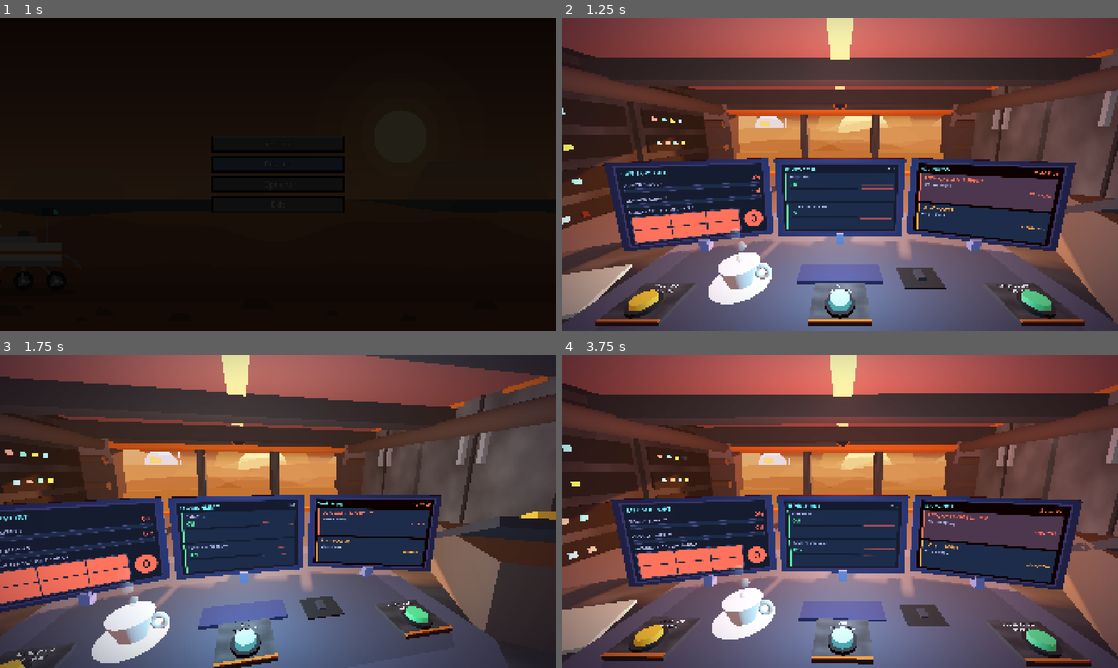
Above: before the commit, frames 1-4 (two rows, left to right).
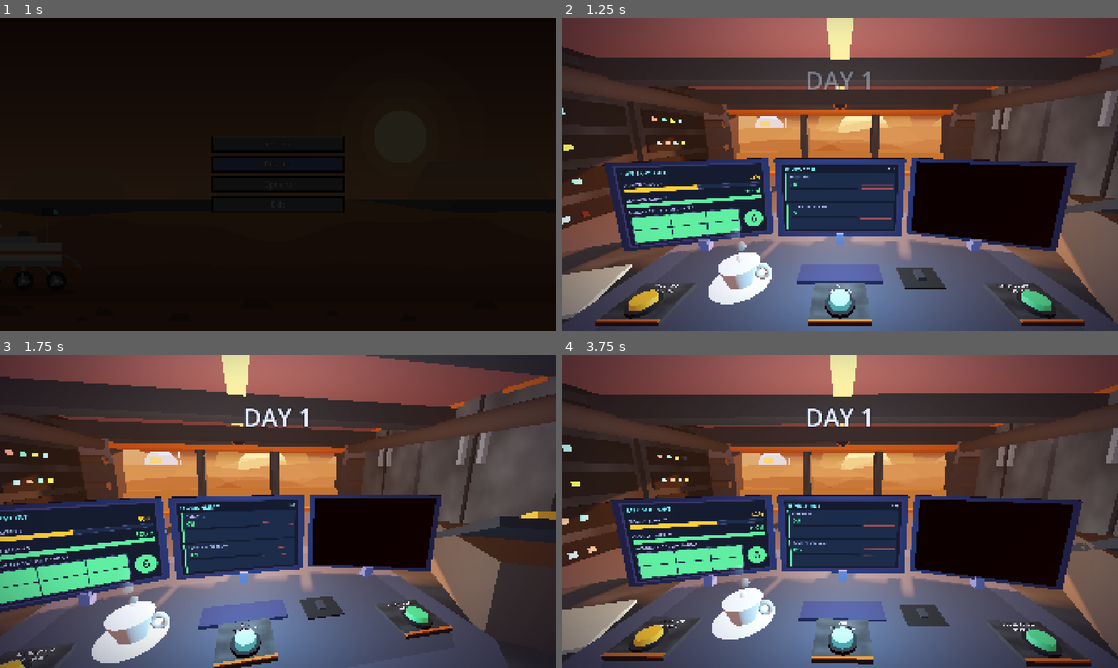
Above: after the commit, the same moments.

Repository: PolarLordStar/junior-astruonaut-mission-trainer
Game: Godot game, scene res://main_menu.tscn
Two runs of this game, one before a commit and one after it. Both use one fixed random seed, a clock stepped at 60 frames per second and the inputs below.
Inputs (mouse positions are in pixels of both pictures, inside the frame that each line leads up to):
- Up to frame 1 (1 s): click "Restart" at 0.5 s
- Up to frame 2 (1.25 s): no input
- Up to frame 3 (1.75 s): move the mouse to (400, 495) at 1.27 s; click (400, 495) at 1.42 s
- Up to frame 4 (3.75 s): move the mouse to (728, 527) at 2.02 s; click (728, 527) at 2.17 s; move the mouse to (895, 442) at 2.77 s; click (895, 442) at 2.92 s; move the mouse to (812, 574) at 3.52 s; click (812, 574) at 3.67 s

Frame 1 is identical in both runs. In frame 2, 12% of the frame differs, in the area x 11-91%, y 0-74%; in frame 3, 6.8%; in frame 4, 19%, in the area x 10-100%, y 0-79%.
Error before the commit: Parse Error: Identifier "day_transition" not declared in the current scope. (res://main/game/game.gd:60)

Commit message:
Revert "transition screen b/w days"

Diff:
--- a/main/game/game.gd
+++ b/main/game/game.gd
@@ -53,26 +53,9 @@
 func _on_day_end() -> void:
 	$Timers/DayTimer.stop()
 	$Timers/TickUpdateTimer.stop()
-	# The day is over: freeze the game and show the transition screen. It does NOT start the next day by
-	# itself any more, the player chooses with the two buttons (see the two functions below).
-	# On the last day there is no next day, so the Continue button is hidden.
-	get_tree().paused = true
-	day_transition.show_transition(day_number < preset_values.MAX_DAYS)
-
-
-# "Continue" on the transition screen: reset the day timer and start the next day.
-func _on_transition_continue() -> void:
-	$Timers/DayTimer.wait_time = preset_values.DAY_DURATION   # the day timer's original value again
-	get_tree().paused = false
-	start()   # setup() restarts DayTimer + TickUpdateTimer, and the day counter shows the new day number
-
-
-# "Return to Main Menu" on the transition screen.
-func _on_transition_main_menu() -> void:
-	get_tree().paused = false   # undo the pause from _on_day_end() first
-	get_tree().change_scene_to_file("res://main_menu.tscn")
-
-
+	if day_number < preset_values.MAX_DAYS:
+		start()
+	# ...screen saying day number survived
 func _ready() -> void:
 	player_script.hurt.connect(_on_player_hurt)
 	player_script.died.connect(_on_player_died)
--- a/main/game/game.tscn
+++ b/main/game/game.tscn
@@ -2,8 +2,6 @@
 
 [ext_resource type="Script" uid="uid://buikqrfnwyarc" path="res://main/game/game.gd" id="1_3epdo"]
 [ext_resource type="PackedScene" uid="uid://crroo36paioj6" path="res://main/game/room/control_room.tscn" id="2_5mlo5"]
-[ext_resource type="PackedScene" uid="uid://x0mt4djj6vod" path="res://main/game/ui/day_counter.tscn" id="3_daycounter"]
-[ext_resource type="PackedScene" path="res://main/game/ui/day_transition.tscn" id="4_daytransition"]
 [ext_resource type="PackedScene" uid="uid://cj6kmyru4uqrm" path="res://main/game/components/components.tscn" id="2_gpuo4"]
 [ext_resource type="PackedScene" uid="uid://x0mt4djj6vod" path="res://main/game/ui/day_counter.tscn" id="3_daycounter"]
 
@@ -24,9 +22,5 @@
 
 [node name="DayCounter" parent="." unique_id=1010252669 instance=ExtResource("3_daycounter")]
 
-[node name="DayTransition" parent="." instance=ExtResource("4_daytransition")]
-
 [connection signal="timeout" from="Timers/DayTimer" to="." method="_on_day_end"]
 [connection signal="timeout" from="Timers/TickUpdateTimer" to="." method="_updating_tick"]
-[connection signal="continue_pressed" from="DayTransition" to="." method="_on_transition_continue"]
-[connection signal="main_menu_pressed" from="DayTransition" to="." method="_on_transition_main_menu"]
--- a/main/game/ui/day_transition.gd
+++ /dev/null
@@ -1,108 +0,0 @@
-extends CanvasLayer
-## Transition screen between the end of a day and the start of the next one.
-##
-## It shows "You have survived!", then "Continue?" with two buttons:
-##   Continue             -> emits continue_pressed. game.gd starts the next day with start().
-##   Return to Main Menu  -> emits main_menu_pressed. game.gd changes to the main menu scene.
-## This script only does the screen itself (fading, buttons). game.gd decides what the buttons do,
-## the same way PauseMenu.gd and control_room.gd work together.
-##
-## HOW TO SHOW IT (game.gd does this in _on_day_end()):
-##     $DayTransition.show_transition()         # with the Continue button
-##     $DayTransition.show_transition(false)    # last day: only "Return to Main Menu"
-##
-## All the nodes are in main/game/ui/day_transition.tscn: change the texts, font sizes, colours and
-## the darkness of the screen (Dim) there. The buttons use the shared McButton look.
-##
-## Node tree (day_transition.tscn):
-##   DayTransition (CanvasLayer, keeps running while the game is paused)
-##   └ Root
-##     ├ Dim (ColorRect, the dark screen; it also blocks clicks on the room behind)
-##     └ Center
-##       └ Box (VBox): Title, GapTop, PromptLabel, ContinueButton, GapBottom, MainMenuButton
-
-signal continue_pressed
-signal main_menu_pressed
-
-## Optional: drop a pixel font here and the texts use it (same file the pause menu looks for).
-const FONT_PATH := "res://fonts/pixel.ttf"
-
-@export var fade_in_time := 0.8     # seconds for the screen to fade in
-@export var fade_out_time := 0.6    # seconds for it to fade away when you press Continue
-@export var menu_fade_time := 0.4   # seconds to fade to black before the main menu loads
-
-@onready var _root: Control = $Root
-@onready var _dim: ColorRect = %Dim
-@onready var _title: Label = %Title
-@onready var _prompt: Label = %PromptLabel
-@onready var _continue: Button = %ContinueButton
-@onready var _menu: Button = %MainMenuButton
-
-var _tween: Tween
-var _dim_alpha := 0.94   # read from the scene in _ready()
-
-
-func _ready() -> void:
-	_dim_alpha = _dim.color.a
-	if ResourceLoader.exists(FONT_PATH):
-		var font := load(FONT_PATH) as Font
-		_title.add_theme_font_override("font", font)
-		_prompt.add_theme_font_override("font", font)
-
-
-## Fades the screen in. can_continue = false hides "Continue?" and the Continue button (last day).
-func show_transition(can_continue: bool = true) -> void:
-	_kill_tween()
-	_prompt.visible = can_continue
-	_continue.visible = can_continue
-	_set_buttons_disabled(true)   # no accidental click while it is still fading in
-	_dim.color.a = _dim_alpha
-	_root.mouse_filter = Control.MOUSE_FILTER_STOP
-	_root.modulate.a = 0.0
-	visible = true
-	_tween = create_tween()
-	_tween.tween_property(_root, "modulate:a", 1.0, fade_in_time)
-	_tween.tween_callback(_enable_buttons)
-
-
-func _enable_buttons() -> void:
-	_set_buttons_disabled(false)
-	if _continue.visible:
-		_continue.grab_focus()   # so Enter / Space also work
-	else:
-		_menu.grab_focus()
-
-
-func _set_buttons_disabled(value: bool) -> void:
-	_continue.disabled = value
-	_menu.disabled = value
-
-
-func _kill_tween() -> void:
-	if _tween != null and _tween.is_valid():
-		_tween.kill()
-
-
-# While this screen is up, Esc must not open the pause menu on top of it.
-func _unhandled_input(event: InputEvent) -> void:
-	if visible and event.is_action_pressed("ui_cancel"):
-		get_viewport().set_input_as_handled()
-
-
-# The buttons are wired to these in day_transition.tscn (Node tab > Signals).
-func _on_continue_button_pressed() -> void:
-	_set_buttons_disabled(true)
-	continue_pressed.emit()   # game.gd starts the new day...
-	_kill_tween()
-	_root.mouse_filter = Control.MOUSE_FILTER_IGNORE   # ...and the room can be clicked while this fades away
-	_tween = create_tween()
-	_tween.tween_property(_root, "modulate:a", 0.0, fade_out_time)
-	_tween.tween_callback(func(): visible = false)
-
-
-func _on_main_menu_button_pressed() -> void:
-	_set_buttons_disabled(true)
-	_kill_tween()
-	_tween = create_tween()
-	_tween.tween_property(_dim, "color:a", 1.0, menu_fade_time)   # fade to black first
-	_tween.tween_callback(main_menu_pressed.emit)
--- a/main/game/ui/day_transition.tscn
+++ /dev/null
@@ -1,83 +0,0 @@
-[gd_scene format=3]
-
-[ext_resource type="Script" path="res://main/game/ui/day_transition.gd" id="1_trans"]
-[ext_resource type="Script" path="res://scripts/mc_button.gd" id="2_btn"]
-
-[node name="DayTransition" type="CanvasLayer"]
-process_mode = 3
-layer = 20
-visible = false
-script = ExtResource("1_trans")
-
-[node name="Root" type="Control" parent="."]
-texture_filter = 1
-layout_mode = 3
-anchors_preset = 15
-anchor_right = 1.0
-anchor_bottom = 1.0
-grow_horizontal = 2
-grow_vertical = 2
-
-[node name="Dim" type="ColorRect" parent="Root"]
-unique_name_in_owner = true
-layout_mode = 1
-anchors_preset = 15
-anchor_right = 1.0
-anchor_bottom = 1.0
-grow_horizontal = 2
-grow_vertical = 2
-color = Color(0.02, 0.02, 0.08, 0.94)
-
-[node name="Center" type="CenterContainer" parent="Root"]
-layout_mode = 1
-anchors_preset = 15
-anchor_right = 1.0
-anchor_bottom = 1.0
-grow_horizontal = 2
-grow_vertical = 2
-
-[node name="Box" type="VBoxContainer" parent="Root/Center"]
-layout_mode = 2
-theme_override_constants/separation = 14
-
-[node name="Title" type="Label" parent="Root/Center/Box"]
-unique_name_in_owner = true
-layout_mode = 2
-theme_override_colors/font_color = Color(0.9333, 0.9412, 1, 1)
-theme_override_colors/font_outline_color = Color(0.0588, 0.1059, 0.1686, 1)
-theme_override_constants/outline_size = 14
-theme_override_font_sizes/font_size = 84
-text = "You have survived!"
-horizontal_alignment = 1
-
-[node name="GapTop" type="Control" parent="Root/Center/Box"]
-custom_minimum_size = Vector2(0, 24)
-layout_mode = 2
-
-[node name="PromptLabel" type="Label" parent="Root/Center/Box"]
-unique_name_in_owner = true
-layout_mode = 2
-theme_override_colors/font_outline_color = Color(0.1686, 0.1686, 0.1686, 1)
-theme_override_constants/outline_size = 3
-theme_override_font_sizes/font_size = 38
-text = "Continue?"
-horizontal_alignment = 1
-
-[node name="ContinueButton" type="Button" parent="Root/Center/Box"]
-unique_name_in_owner = true
-layout_mode = 2
-text = "Continue"
-script = ExtResource("2_btn")
-
-[node name="GapBottom" type="Control" parent="Root/Center/Box"]
-custom_minimum_size = Vector2(0, 12)
-layout_mode = 2
-
-[node name="MainMenuButton" type="Button" parent="Root/Center/Box"]
-unique_name_in_owner = true
-layout_mode = 2
-text = "Return to Main Menu"
-script = ExtResource("2_btn")
-
-[connection signal="pressed" from="Root/Center/Box/ContinueButton" to="." method="_on_continue_button_pressed"]
-[connection signal="pressed" from="Root/Center/Box/MainMenuButton" to="." method="_on_main_menu_button_pressed"]
Not shown, removed: main/game/ui/day_transition.gd.uid
